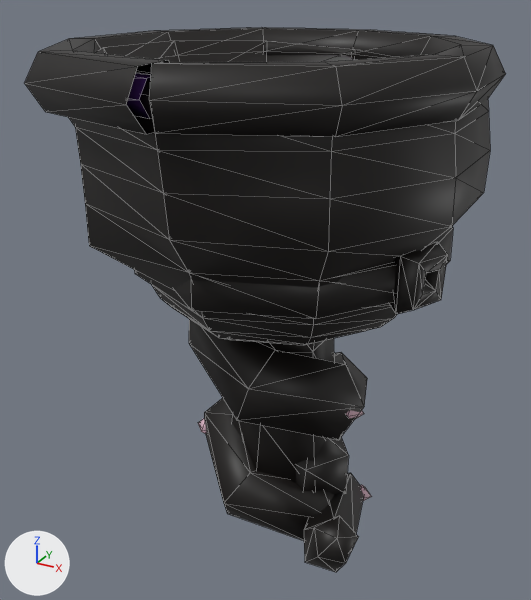
One commit to the glTF model assets/pirates/items/v5/peg_kraken_l_male_lo.glb: the scene before it, then after it.
Rendered twice from a 50 mm camera at (0.29, -0.373, 0.306) aimed at (0.105, -0.037, 0.138). The axes (+X, +Y, +Z) are drawn at lower left. The lights are the same throughout. The older version comes first. Mesh edges are drawn as thin lines. Vertices at exactly the same position are counted once.

Objects in the first picture: 'peg_kraken_l_male_lo'.
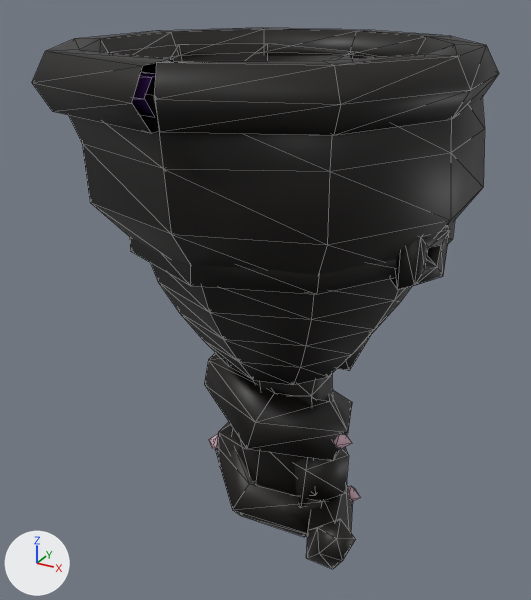
Pixel boxes [x1, y1, x2, y2] of what changed, in the pictures (531 x 600 px; the box of a moved part takes in the faces that stretch with it):
'peg_kraken_l_male_lo', reshaped
    before: [25, 28, 506, 572]
    after: [32, 28, 499, 569]
part 1 of me_peg_kraken_l_male_lo, moved or reshaped
    before: [127, 72, 151, 119]
    after: [132, 72, 156, 117]
part 2 of me_peg_kraken_l_male_lo, moved or reshaped
    before: [25, 28, 506, 137]
    after: [32, 28, 499, 135]
part 3 of me_peg_kraken_l_male_lo, moved or reshaped
    before: [389, 242, 448, 314]
    after: [390, 226, 450, 290]
part 4 of me_peg_kraken_l_male_lo, moved or reshaped
    before: [346, 410, 364, 420]
    after: [333, 435, 352, 450]
part 5 of me_peg_kraken_l_male_lo, moved or reshaped
    before: [198, 419, 206, 434]
    after: [209, 434, 218, 450]
part 6 of me_peg_kraken_l_male_lo, moved or reshaped
    before: [360, 485, 371, 501]
    after: [348, 486, 361, 501]
part 7 of me_peg_kraken_l_male_lo, rebuilt (12% taller)
    before: [69, 41, 490, 345]
    after: [68, 44, 485, 385]
part 8 of me_peg_kraken_l_male_lo, rebuilt (not visible before)
    after: [204, 335, 371, 569]
part 9 of me_peg_kraken_l_male_lo, rebuilt (not visible afterwards)
    before: [189, 319, 367, 572]
part 10 of me_peg_kraken_l_male_lo, rebuilt
    before: [134, 227, 453, 319]
    after: [130, 220, 455, 294]
part 11 of me_peg_kraken_l_male_lo, moved or reshaped
    before: [231, 338, 334, 482]
    after: [232, 374, 333, 495]

What the commit changed:
me_peg_kraken_l_male_lo is used by ob_peg_kraken_l_male_lo; location (0.0, 0.0, 0.0).
me_peg_kraken_l_male_lo had 1036 vertices, 2040 faces and spanned x 0.0..0.218, y -0.156..0.079, z -0.017..0.277.
me_peg_kraken_l_male_lo now has 910 vertices, 1768 faces and spans x 0.003..0.215, y -0.153..0.076, z -0.015..0.277.
me_peg_kraken_l_male_lo part 1: the loose piece of 66 vertices spanning x 0.006..0.212, y -0.15..0.073, z 0.257..0.272 is scaled about its middle by (0.97, 0.971, 1).
me_peg_kraken_l_male_lo part 2: the loose piece of 66 vertices spanning x 0.0..0.218, y -0.156..0.079, z 0.251..0.277 is scaled about its middle by (0.97, 0.971, 1).
me_peg_kraken_l_male_lo part 3: the loose piece of 24 vertices spanning x 0.188..0.209, y -0.074..-0.047, z 0.164..0.192 is moved by (0.0, 0.0, 0.012).
me_peg_kraken_l_male_lo part 4: the loose piece of 6 vertices spanning x 0.159..0.173, y -0.055..-0.041, z 0.083..0.097 is moved by (-0.007, 0.002, -0.022).
me_peg_kraken_l_male_lo part 5: the loose piece of 6 vertices spanning x 0.059..0.073, y -0.05..-0.036, z 0.038..0.052 is moved by (0.007, 0.001, -0.011).
me_peg_kraken_l_male_lo part 6: the loose piece of 6 vertices spanning x 0.151..0.165, y -0.011..0.003, z -0.007..0.007 is moved by (-0.006, -0.004, 0.0).
me_peg_kraken_l_male_lo part 7: the loose piece of 252 vertices spanning x 0.009..0.213, y -0.148..0.074, z 0.137..0.273 is rebuilt with 168 vertices and now spans x 0.012..0.213, y -0.145..0.072, z 0.104..0.27.
me_peg_kraken_l_male_lo part 8: the loose piece of 72 vertices spanning x 0.068..0.187, y -0.109..0.016, z -0.011..0.182 is rebuilt with 72 vertices and now spans x 0.07..0.191, y -0.112..0.012, z -0.015..0.142.
me_peg_kraken_l_male_lo part 9: the loose piece of 72 vertices spanning x 0.063..0.192, y -0.114..0.021, z -0.017..0.188 is rebuilt with 72 vertices and now spans x 0.076..0.186, y -0.107..0.007, z -0.009..0.136.
me_peg_kraken_l_male_lo part 10: the loose piece of 42 vertices spanning x 0.038..0.2, y -0.125..0.054, z 0.168..0.189 is rebuilt with 42 vertices and now spans x 0.035..0.2, y -0.125..0.057, z 0.18..0.201.
me_peg_kraken_l_male_lo part 11: 39 vertices removed from x 0.085..0.148, y -0.07..0.002, z 0.028..0.188; 39 vertices added at x 0.085..0.148, y -0.07..0.002, z 0.028..0.147.
Other edits to the shape of me_peg_kraken_l_male_lo do not show in these pictures.
